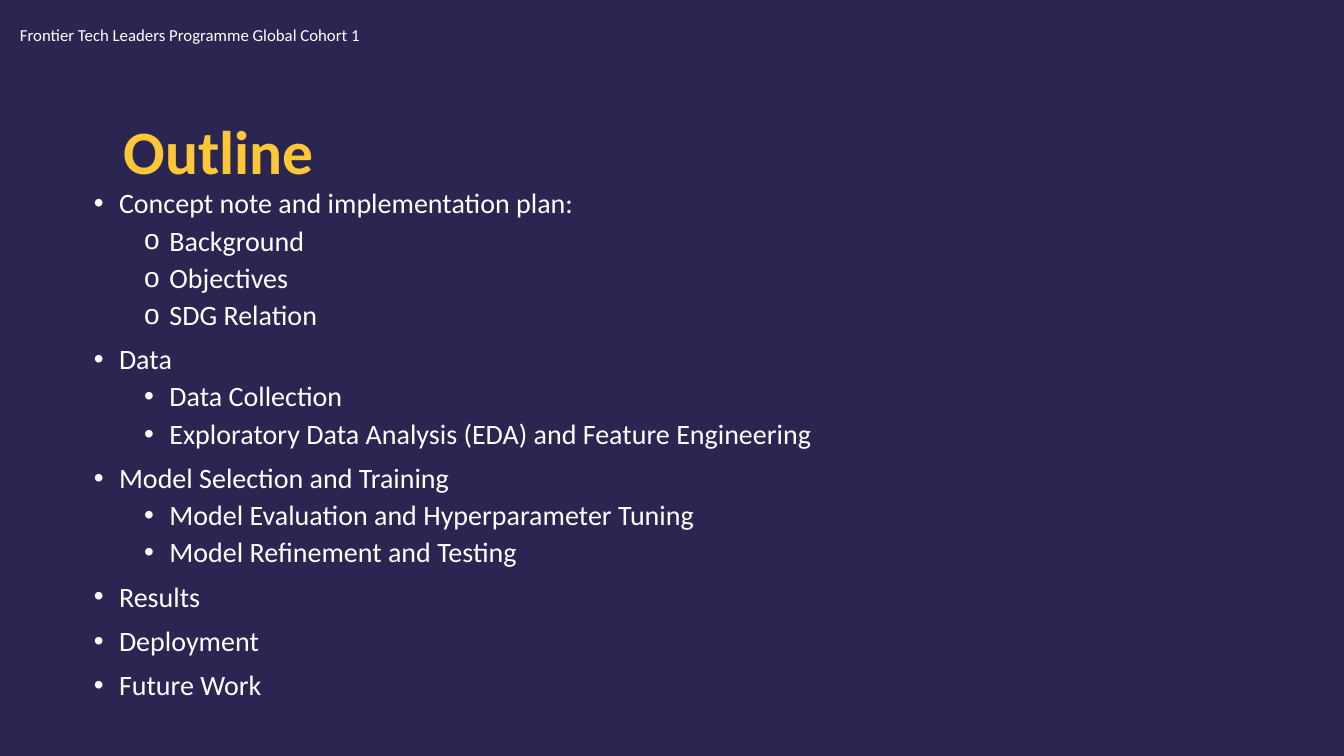
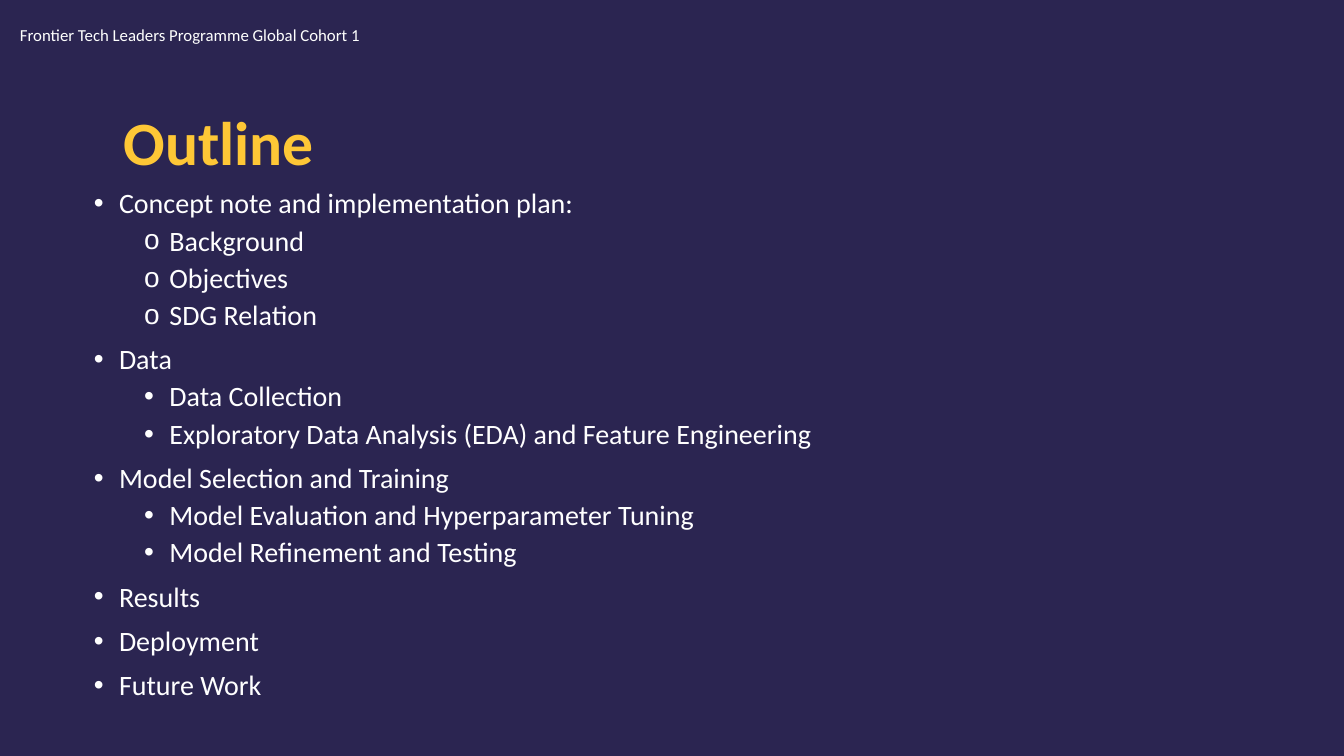
Before and after one commit to edasaruhan/Assingment_ML_kili66, a slide deck: slide 2 of MariamKili_Draft_Presentation.pptx. Drawn at 1344x756 pixels with LibreOffice and Linux fonts; fonts in the diff are those of the drawing; background and template pictures are left out. Boxes give left, top, right and bottom in pixels: in the first picture for what was removed or moved away, otherwise in the second. Text is boxed around its words. In the diff, an @@ line names an element or a change of style, - is before the commit and + after.

```diff
--- a/MariamKili_Draft_Presentation.pptx
+++ b/MariamKili_Draft_Presentation.pptx
@@ title "Outline" moved from (x1=124, y1=130, x2=314, y2=175) to (x1=124, y1=121, x2=314, y2=166) @@
```
Also in this commit, not shown: 13 other slides changed.
